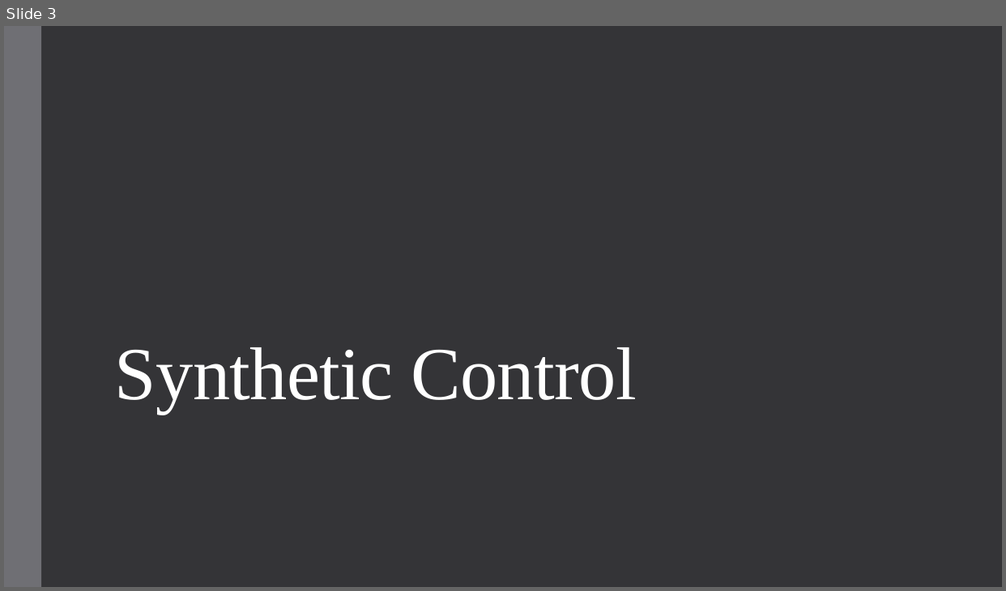
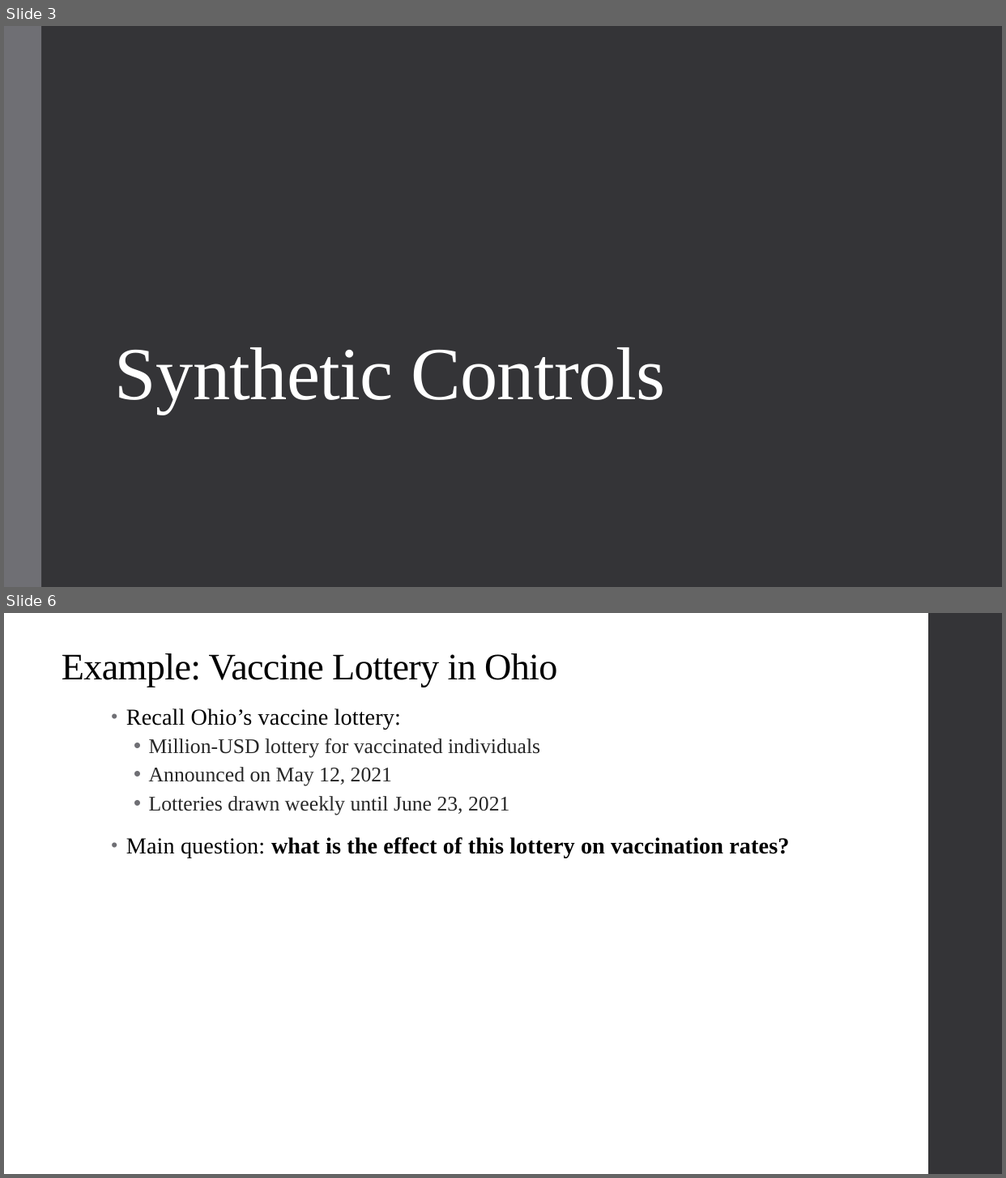
Before and after one commit to qiufei/fork-HAD5744, a slide deck: Lecture10_SyntheticControl_QuantileRegression/Lecture10_SyntheticControl_QuantileRegression.pptx. Shown one above the other, each under a label of ours: slide 3 before the commit, slides 3 and 6 after it; the slides between them are not shown. The pictures are 1006x591 and 1006x1178 pixels, drawn with LibreOffice and Linux fonts; fonts in the diff are those of the drawing. Boxes give left, top, right and bottom in pixels: in the first picture for what was removed or moved away, otherwise in the second. Text is boxed around its words. In the diff, an @@ line names an element or a change of style, - is before the commit and + after.

```diff
--- a/Lecture10_SyntheticControl_QuantileRegression/Lecture10_SyntheticControl_QuantileRegression.pptx
+++ b/Lecture10_SyntheticControl_QuantileRegression/Lecture10_SyntheticControl_QuantileRegression.pptx
@@ slide 6 added at (4, 613, 1002, 1174), background #FFFFFF @@
@@ rectangle added at (928, 613, 1002, 1174), fill #353537 @@
@@ title added at (62, 653, 557, 687), 36 pt, text #000000 @@
+Example: Vaccine Lottery in Ohio
@@ text added at (126, 709, 789, 858), 20 pt, text #262626 @@
+• Recall Ohio’s vaccine lottery:
+  • Million-USD lottery for vaccinated individuals
+  • Announced on May 12, 2021
+  • Lotteries drawn weekly until June 23, 2021
+• Main question: what is the effect of this lottery on vaccination rates?
@@ slide 3 changed as well @@
@@ title at (115, 348, 665, 413): text changed @@
-Synthetic Control
+Synthetic Controls
```
Also in this commit, not shown: 1 other slide changed, 37 other slides added, 13 slides removed, 31 other files.
